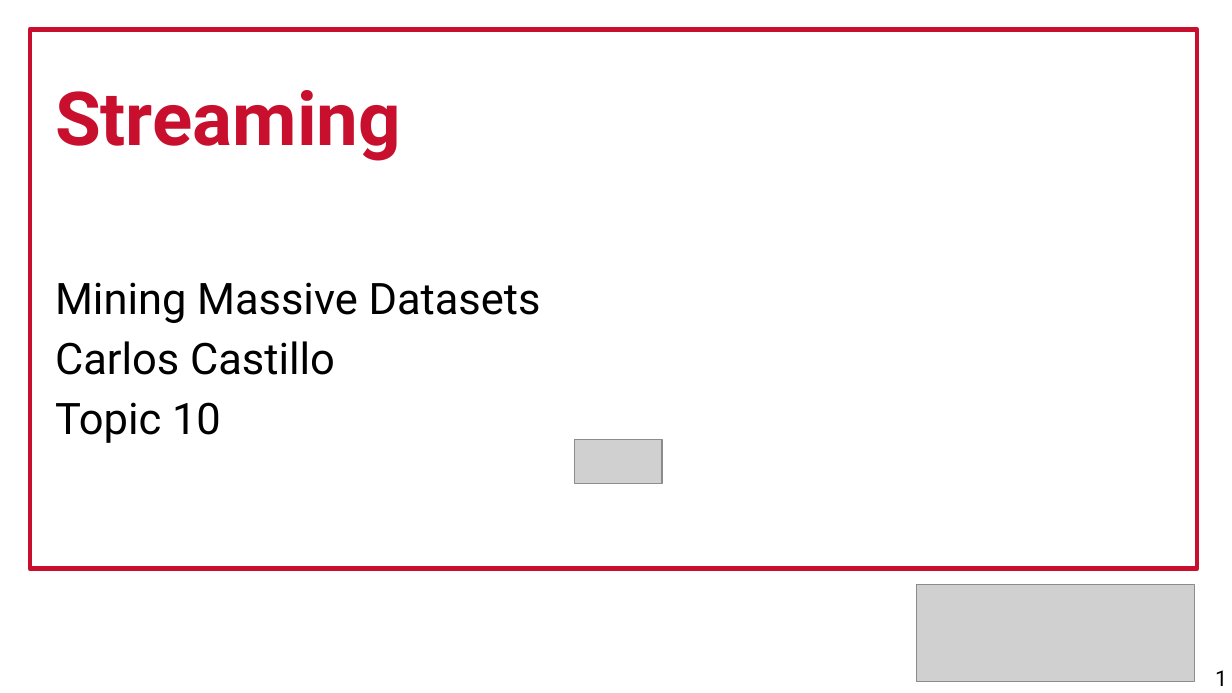
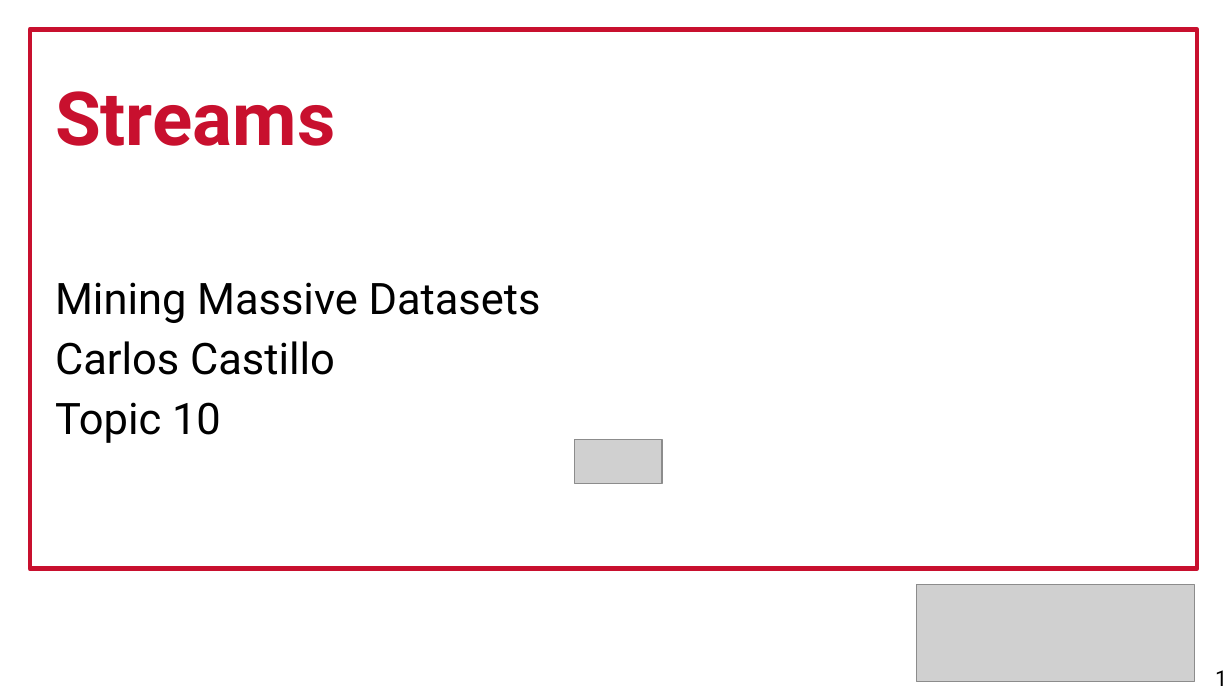
Before and after one commit to marco-calautti/data-mining-course, a slide deck: slide 1 of theory/tt10_streaming.odp. Drawn at 1232x693 pixels with LibreOffice and Linux fonts; fonts in the diff are those of the drawing; grey boxes stand for pictures. Boxes give left, top, right and bottom in pixels: in the first picture for what was removed or moved away, otherwise in the second. Text is boxed around its words. In the diff, an @@ line names an element or a change of style, - is before the commit and + after.

```diff
--- a/theory/tt10_streaming.odp
+++ b/theory/tt10_streaming.odp
@@ text at <box>55,91,335,146</box>: text changed @@
-Streaming
+Streams
```
Also in this commit, not shown: 2 other slides changed, 29 slides added, 4 slides removed.
